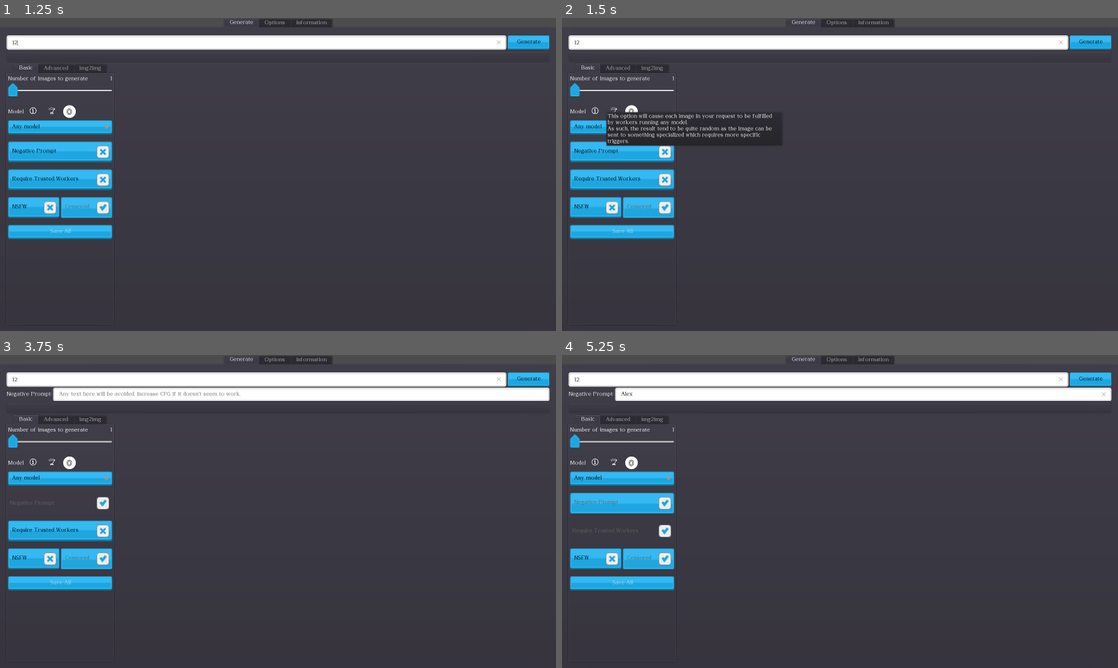
Above: before the commit, frames 1-4 (two rows, left to right).
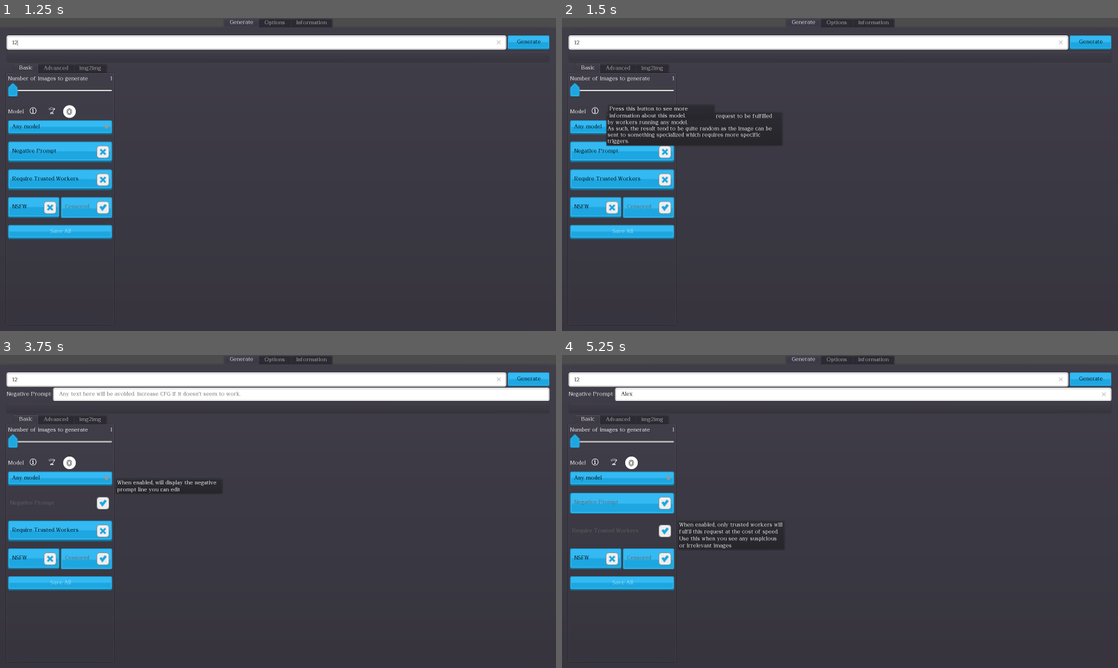
Above: after the commit, the same moments.

Repository: Haidra-Org/Lucid-Creations
Game: Godot game, scene res://StableHordeClient.tscn
Same seed, same stepped clock (60 frames per second), same inputs: the game is played once before the commit and once after it.
Inputs (mouse positions are in pixels of both pictures, inside the frame that each line leads up to):
- Up to frame 1 (1.25 s): click (255, 43) at 0.52 s; type "12" at 0.6 s
- Up to frame 2 (1.5 s): click (595, 111) at 1.25 s
- Up to frame 3 (3.75 s): click (50, 448) at 2 s; click "Any model" at 2.75 s; click "Negative Prompt" at 3.5 s
- Up to frame 4 (5.25 s): click (862, 395) at 4.27 s; type "Alex" at 4.35 s; click "Require Trusted Workers" at 5 s

Frame 1 is identical in both runs. In frame 2, 0.3% of the frame differs, in the area x 8-28%, y 27-33%; in frame 3, 0.2%; in frame 4, 0.4%, in the area x 21-40%, y 53-62%.

Commit message:
added popups everywhere

Diff:
--- a/ConfigSlider.gd
+++ b/ConfigSlider.gd
@@ -33,7 +33,7 @@
 		"step": 1,
 	},
 	"cfg_scale": {
-		"label": "Classifier Free Guidance Scale (how strongly the image should follow the prompt)",
+		"label": "Guidance",
 		"min": -40,
 		"max": 30,
 		"step": 0.5,
--- a/ConfigSlider.tscn
+++ b/ConfigSlider.tscn
@@ -34,6 +34,7 @@
 margin_top = 511.0
 margin_right = 20.0
 margin_bottom = 527.0
+mouse_filter = 1
 min_value = 1.0
 max_value = 20.0
 value = 1.0
--- /dev/null
+++ b/PopupInfoPanel.gd
@@ -0,0 +1,47 @@
+extends PopupPanel
+
+const DESCRIPTIONS = {
+	"NegativePrompt": "When enabled, will display the negative prompt line you can edit",
+	"Amount": "The amount of images to generate with this prompt",
+	"ModelSelect": "The currently selected model which will be used to generate your prompt",
+	"ModelTrigger": "If this button is enabled, this model requires a specific trigger to do its magic.\nPress it to add that trigger to the end of your prompt.",
+	"ModelInfo": "Press this button to see more information about this model.",
+	"TrustedWorkers": "When enabled, only trusted workers will fulfil this request at the cost of speed. Use this when you see any suspicious or irrelevant images",
+	"NSFW": "When enabled, only workers which allow NSFW generations will fulfil this request, but you will ensure your requests will not be censored for NSFW content.",
+	"CensorNSFW": "When enabled, requests which generate NSFW images will be automatically censored before being sent back to you.",
+	"SaveAll": "Saves all currently generated images",
+	"Width": "The width of the image to generate.\nValues over 576x576 require upfront kudos to generate.",
+	"Height": "The height of the image to generate.\nValues over 576x576 require upfront kudos to generate.",
+	"StepsSlider": "How many iterations to take to create a good image.\nKeep this value between 30 and 40 for best time-to-result value.\nValues over 50 (or 25 for some samplers) require upfront kudos to generate.",
+	"ConfigSlider": "How strongly the image should follow the prompt.\nHigher values will respect your prompt more. Lower values will let the AI be more creative.\nAKA 'Classifier Free Guidance Scale' or 'CFG'.",
+	"SamplerMethod": "All samplers are very similar for the same seed, but might produce slightly different results.\bSamplers ending with _a tend to be better, but more random.\nk_heun, and k_dmp_2* double generation time and kudos cost for the same steps but converge faster.",
+	"Seed": "You can provide your own seed (to regenerate a previous image), or leave blank to get a random seed",
+	"Karras": "Improves image generation at lower steps. Basically magic.",
+	"DenoisingStrength": "Low values attempt to retain the underlying image more. High values follow more of the prompt more.\n0 means the image will remain unchanged. 1 will completely replace the undelying image.",
+}
+
+var current_hovered_node: Control
+onready var info = $"%Info"
+
+func _ready():
+	# warning-ignore:return_value_discarded
+	EventBus.connect("node_hovered",self, "_on_node_hovered")
+	# warning-ignore:return_value_discarded
+	EventBus.connect("node_unhovered",self, "_on_node_unhovered")
+
+func _on_node_hovered(node: Control) -> void:
+	if not DESCRIPTIONS.has(node.name):
+		return
+	info.rect_size = Vector2(0,0)
+	current_hovered_node = node
+	rect_global_position = current_hovered_node.rect_global_position + Vector2(current_hovered_node.rect_size.x + 10,0)
+	if rect_global_position.x > get_viewport().size.x:
+		rect_global_position.x = get_viewport().size.x - current_hovered_node.rect_size.x
+	info.text = DESCRIPTIONS[node.name]
+	visible = true
+	rect_size = info.rect_size
+
+func _on_node_unhovered(node: Control) -> void:
+	if current_hovered_node != node:
+		return
+	visible = false
--- /dev/null
+++ b/PopupInfoPanel.tscn
@@ -0,0 +1,18 @@
+[gd_scene load_steps=2 format=2]
+
+[ext_resource path="res://PopupInfoPanel.gd" type="Script" id=1]
+
+[node name="PopupInfoPanel" type="PopupPanel"]
+unique_name_in_owner = true
+margin_right = 8.0
+margin_bottom = 8.0
+script = ExtResource( 1 )
+
+[node name="Info" type="Label" parent="."]
+unique_name_in_owner = true
+margin_left = 4.0
+margin_top = 4.0
+margin_right = 4.0
+margin_bottom = 18.0
+rect_min_size = Vector2( 300, 0 )
+autowrap = true
--- a/StableHordeClient.gd
+++ b/StableHordeClient.gd
@@ -82,6 +82,7 @@
 	select_image.connect("pressed",self,"on_image_select_pressed")
 	# warning-ignore:return_value_discarded
 	open_image.connect("file_selected",self,"_on_source_image_selected")
+	_connect_hover_signals()
 	save.connect("pressed", self, "_on_save_pressed")
 	save_all.connect("pressed", self, "_on_save_all_pressed")
 	# warning-ignore:return_value_discarded
@@ -422,7 +423,7 @@
 		var textsplit = new_text.split('###')
 		_on_NegativePrompt_toggled(true)
 		if negative_prompt_line_edit.text == '':
-			negative_prompt_line_edit.text == textsplit[1]
+			negative_prompt_line_edit.text = textsplit[1]
 		else:
 			negative_prompt_line_edit.text += ', ' + textsplit[1]
 		prompt_line_edit.text = textsplit[0]
@@ -437,3 +438,26 @@
 	else:
 		steps_slider.h_slider.editable = true
 		steps_slider.config_value.text = str(steps_slider.h_slider.value)
+
+func _connect_hover_signals() -> void:
+	for node in [
+		negative_prompt,
+		amount,
+		$"%ModelInfo",
+		$"%ModelTrigger",
+		$"%ModelSelect",
+		trusted_workers,
+		nsfw,
+		censor_nsfw,
+		save_all,
+		width,
+		height,
+		steps_slider,
+		config_slider,
+		sampler_method,
+		seed_edit,
+		karras,
+		denoising_strength,
+	]:
+		node.connect("mouse_entered", EventBus, "_on_node_hovered", [node])
+		node.connect("mouse_exited", EventBus, "_on_node_unhovered", [node])
--- a/StableHordeClient.tscn
+++ b/StableHordeClient.tscn
@@ -16,6 +16,7 @@
 [ext_resource path="res://assets/icons/lever_w.png" type="Texture" id=14]
 [ext_resource path="res://theme/gantari/Gantari[wght].ttf" type="DynamicFontData" id=15]
 [ext_resource path="res://assets/icons/circle.png" type="Texture" id=16]
+[ext_resource path="res://PopupInfoPanel.tscn" type="PackedScene" id=17]
 
 [sub_resource type="StyleBoxTexture" id=2]
 texture = ExtResource( 8 )
@@ -395,6 +396,11 @@
 disabled = true
 text = "Save All"
 
+[node name="HBoxContainer" type="HBoxContainer" parent="Generate/VBoxContainer/MainArea/Controls/Basic"]
+margin_top = 490.0
+margin_right = 300.0
+margin_bottom = 490.0
+
 [node name="Advanced" type="VBoxContainer" parent="Generate/VBoxContainer/MainArea/Controls"]
 unique_name_in_owner = true
 visible = false
@@ -438,7 +444,7 @@
 margin_top = 372.0
 margin_right = 300.0
 margin_bottom = 409.0
-text = "Sampling method (k_lms is default k-diffusion sampler)"
+text = "Sampling method"
 autowrap = true
 
 [node name="SamplerMethod" type="OptionButton" parent="Generate/VBoxContainer/MainArea/Controls/Advanced"]
@@ -849,6 +855,8 @@
 fit_content_height = true
 script = ExtResource( 6 )
 
+[node name="PopupInfoPanel" parent="." instance=ExtResource( 17 )]
+
 [connection signal="text_changed" from="Generate/VBoxContainer/Generate/PromptCC/PromptLine" to="." method="_on_PromptLine_text_changed"]
 [connection signal="meta_clicked" from="Generate/VBoxContainer/StatusPanel/StatusText" to="." method="_on_StatusText_meta_clicked"]
 [connection signal="toggled" from="Generate/VBoxContainer/MainArea/Controls/Basic/NegativePrompt" to="." method="_on_NegativePrompt_toggled"]
--- a/bus.gd
+++ b/bus.gd
@@ -4,3 +4,13 @@
 signal width_changed(hslider)
 # warning-ignore:unused_signal
 signal height_changed(hslider)
+# warning-ignore:unused_signal
+signal node_hovered(node)
+# warning-ignore:unused_signal
+signal node_unhovered(node)
+
+func _on_node_hovered(node: Control):
+	emit_signal("node_hovered", node)
+
+func _on_node_unhovered(node: Control):
+	emit_signal("node_unhovered", node)
Not shown: 1 places in StableHordeClient.tscn that only renumber resources
